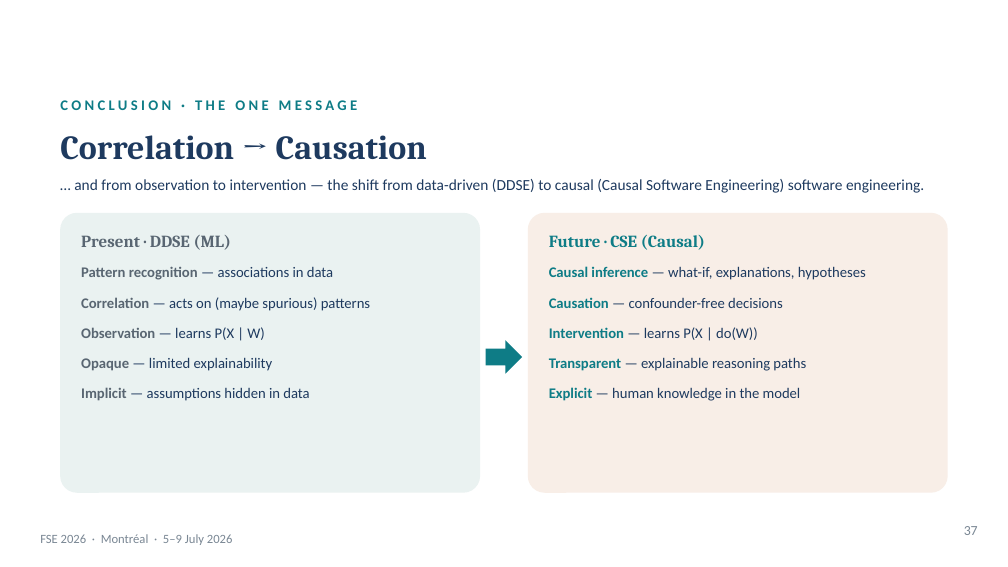
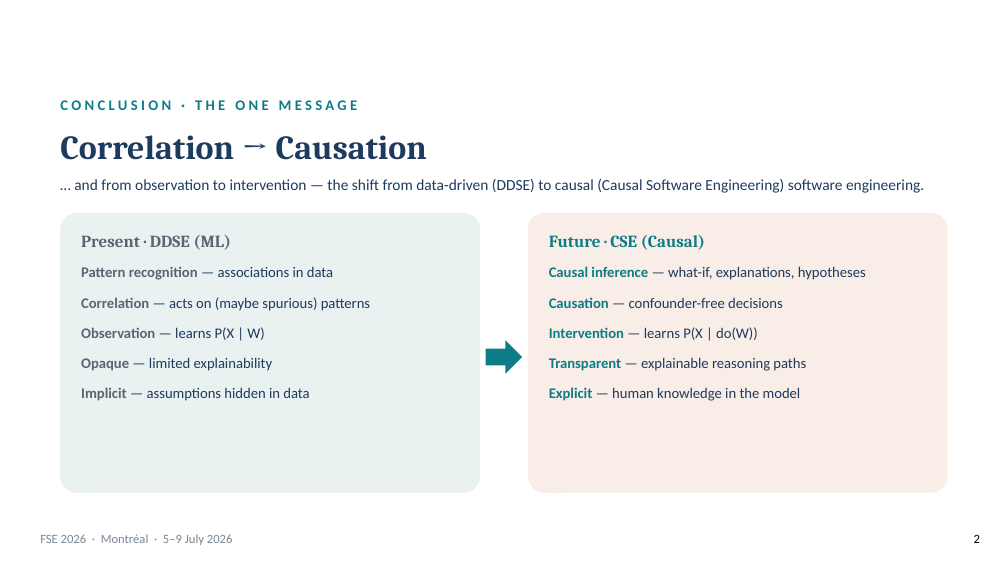
Before and after one commit to martinheyn/CI4SE_Tutorial, a slide deck: slide 2 of slides/FSE26_CausalInference_Conclusion.pptx. Drawn at 1008x567 pixels with LibreOffice and Linux fonts; fonts in the diff are those of the drawing; background and template pictures are left out. Boxes give left, top, right and bottom in pixels: in the first picture for what was removed or moved away, otherwise in the second. Text is boxed around its words. In the diff, an @@ line names an element or a change of style, - is before the commit and + after.

```diff
--- a/slides/FSE26_CausalInference_Conclusion.pptx
+++ b/slides/FSE26_CausalInference_Conclusion.pptx
@@ text removed at (964, 526, 978, 535) @@
-37
@@ page number added at (974, 535, 980, 543), 9 pt, text #000000 @@
+2
```
Also in this commit, not shown: 3 other slides changed, 8 other files.
